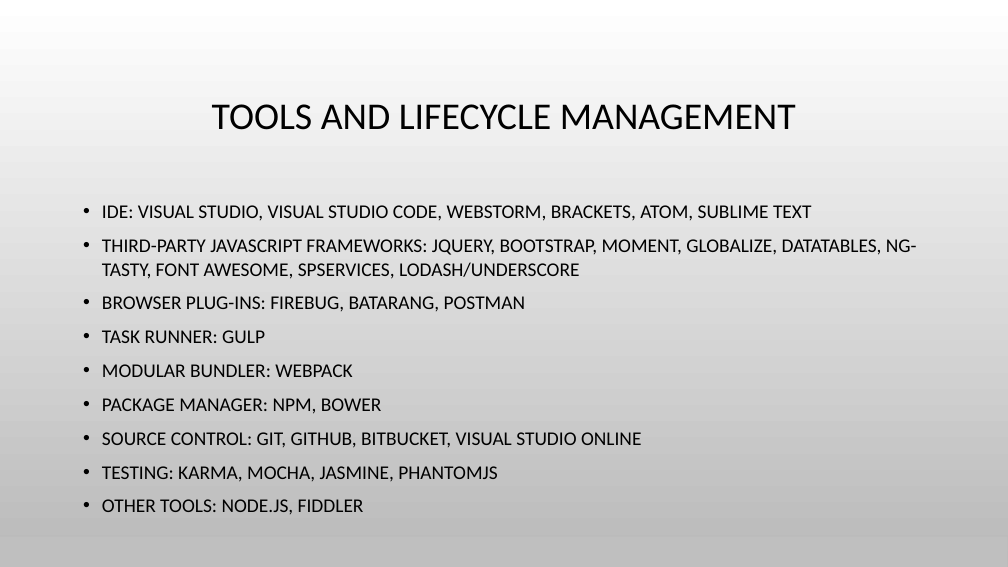
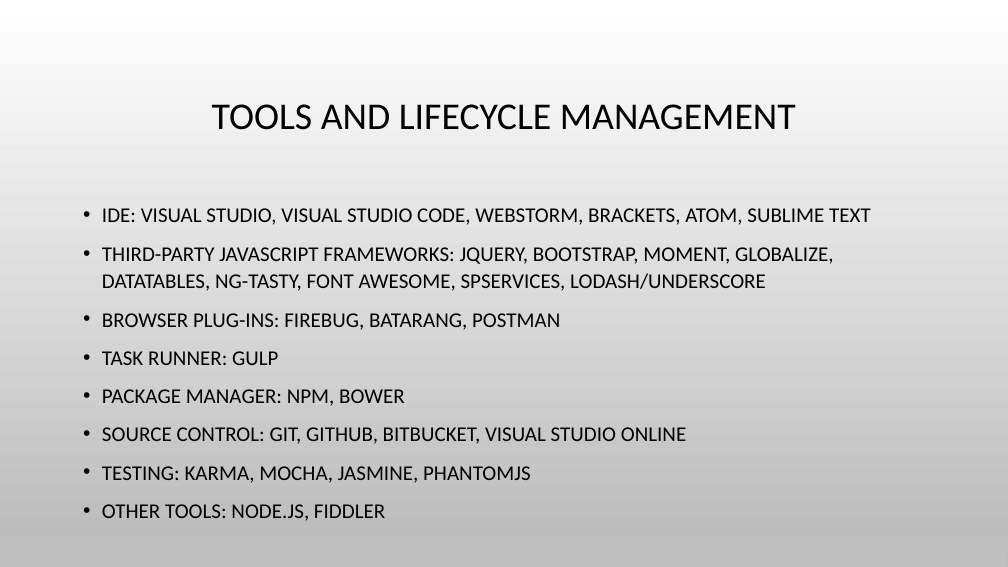
Before and after one commit to spietrek/spengage2015, a slide deck: slide 13 of Building SPAs in SharePoint Using AngularJS.pptx. Drawn at 1008x567 pixels with LibreOffice and Linux fonts; fonts in the diff are those of the drawing; background and template pictures are left out. Boxes give left, top, right and bottom in pixels: in the first picture for what was removed or moved away, otherwise in the second. Text is boxed around its words. In the diff, an @@ line names an element or a change of style, - is before the commit and + after.

```diff
--- a/Building SPAs in SharePoint Using AngularJS.pptx
+++ b/Building SPAs in SharePoint Using AngularJS.pptx
@@ text "IDE: VISUAL STUDIO, VISUAL STUDIO ..." at (x1=102, y1=208, x2=871, y2=521): size 18.5 to 20 pt; line spacing 1 to 1.1 @@
@@ text at (x1=102, y1=364, x2=352, y2=377): paragraph removed @@
-• MODULAR BUNDLER: WEBPACK
```
Also in this commit, not shown: 2 other slides changed.
